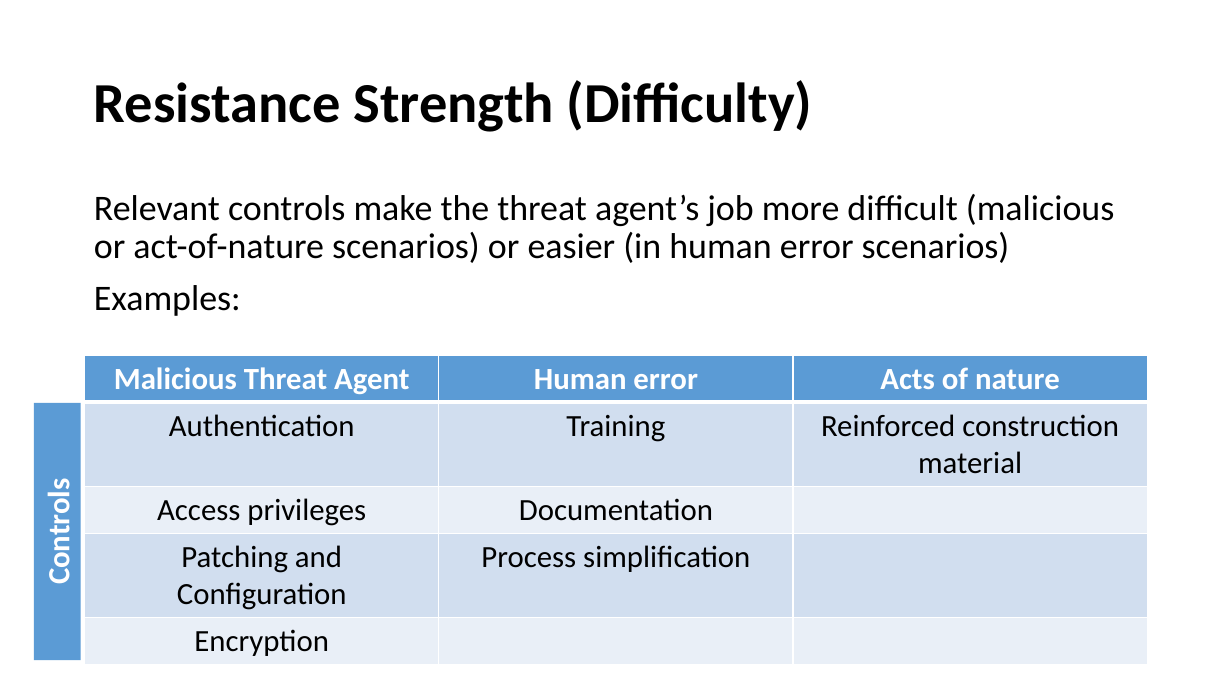
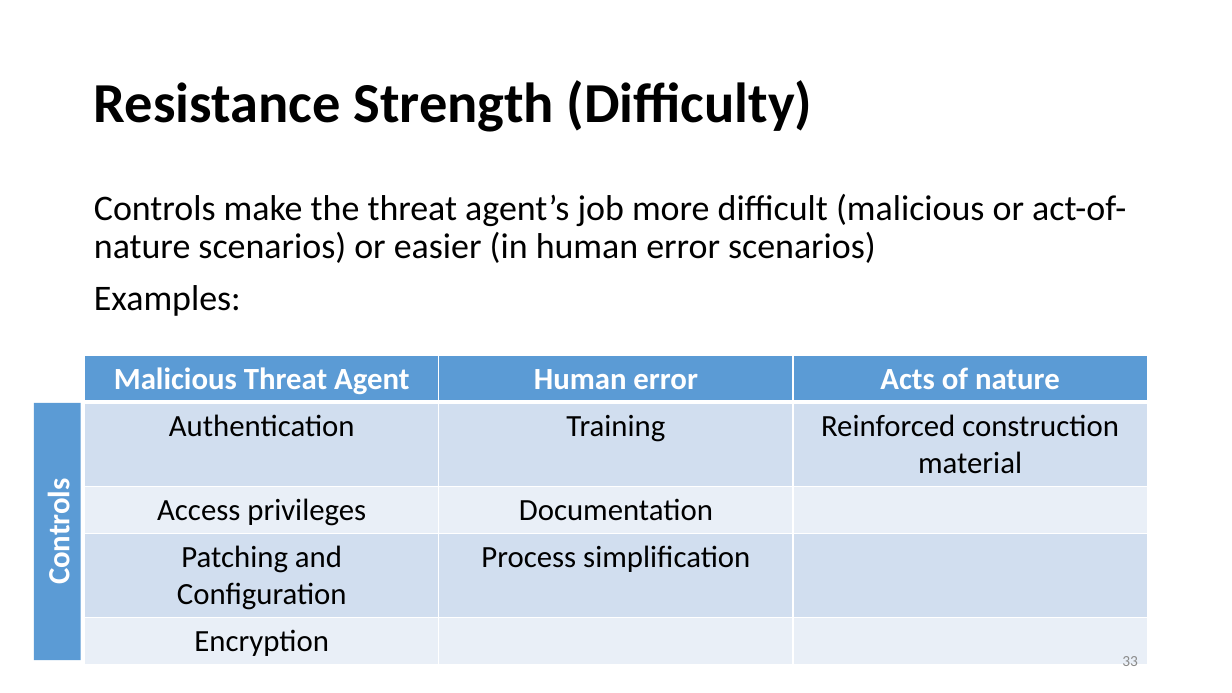
Before and after one commit to OSUso/FAIR-Open-Course, a slide deck: slide 33 of FAIR Open Course - Module 02 - The FAIR Model.pptx (slide 30 before the commit). Drawn at 1232x693 pixels with LibreOffice and Linux fonts; fonts in the diff are those of the drawing. Boxes give left, top, right and bottom in pixels: in the first picture for what was removed or moved away, otherwise in the second. Text is boxed around its words. In the diff, an @@ line names an element or a change of style, - is before the commit and + after.

```diff
--- a/FAIR Open Course - Module 02 - The FAIR Model.pptx
+++ b/FAIR Open Course - Module 02 - The FAIR Model.pptx
@@ text at box(94, 194, 1126, 263): text changed @@
-Relevant controls make the threat agent’s job more difficult (malicious or act-of-nature scenarios) or easier (in human error scenarios)
+Controls make the threat agent’s job more difficult (malicious or act-of-nature scenarios) or easier (in human error scenarios)
@@ page number added at box(1122, 656, 1138, 666), 12 pt, text #8C8C8C @@
+33
```
Also in this commit, not shown: 62 other slides changed, 3 slides added, 2 other files.
